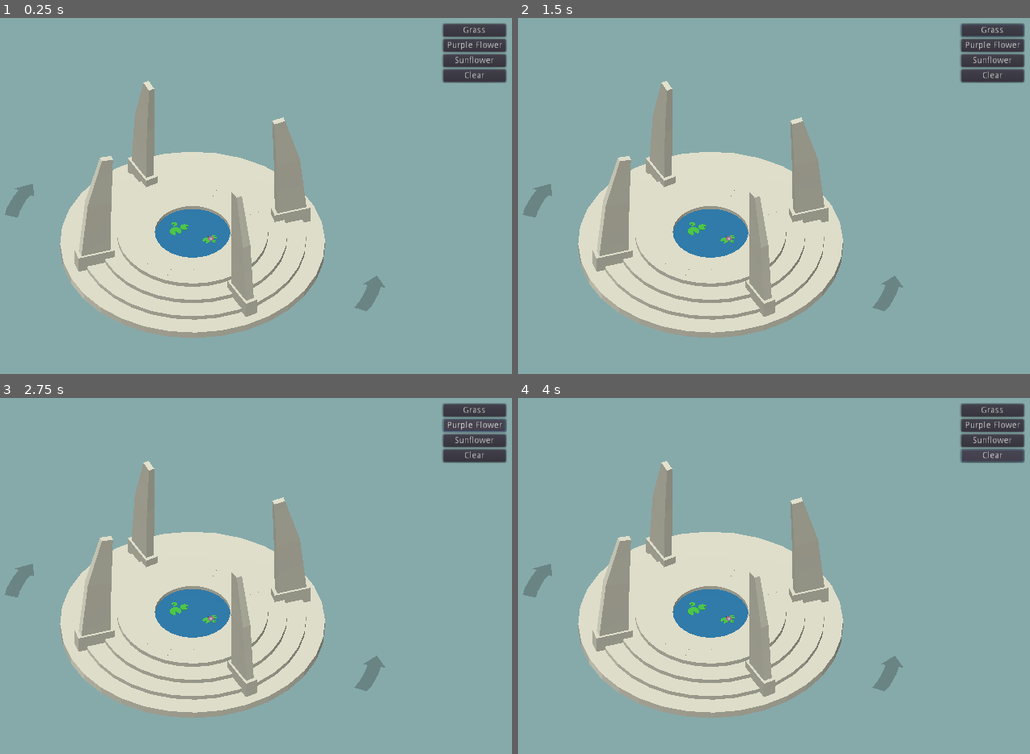
Above: before the commit, frames 1-4 (two rows, left to right).
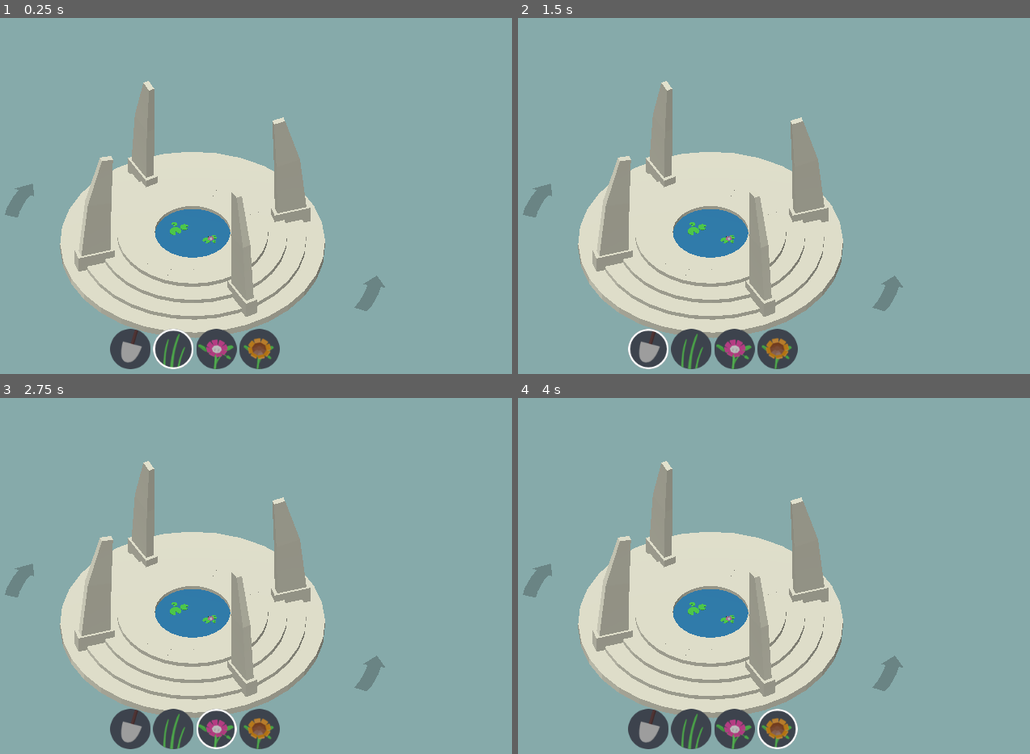
Above: after the commit, the same moments.

Repository: Th1nkK1D/the-monument-garden
Game: Godot game, scene res://scenes/Main.tscn
Same seed, same stepped clock (60 frames per second), same inputs: the game is played once before the commit and once after it.
Inputs (mouse positions are in pixels of both pictures, inside the frame that each line leads up to; where the layout moved, square brackets give the same spot in the first picture):
- Up to frame 1 (0.25 s): no input
- Up to frame 2 (1.5 s): click (692, 349) [994, 28] at 0.5 s; click (646, 349) at 1.27 s
- Up to frame 3 (2.75 s): click (215, 729) [476, 426] at 2 s
- Up to frame 4 (4 s): click (779, 729) [994, 440] at 2.75 s; click (994, 454) at 3.5 s, where only the run before the commit has a clickable "Clear"

The runs differ from the first frame. In frame 1, 4.7% of the frame differs, in the area x 21-100%, y 1-99%; in frame 2, 4.7%; in frame 3, 4.7%; in frame 4, 4.7%.

Commit message:
Use tecture toggle button for plant selection

Diff:
--- a/menus/Menu.gd
+++ /dev/null
@@ -1,13 +0,0 @@
-extends CanvasLayer
-
-func _on_Grass_pressed():
-	GameState.select_plant(GameState.PLANT.GRASS)
-
-func _on_PurpleFlower_pressed():
-	GameState.select_plant(GameState.PLANT.FLOWER_PURPLE)
-
-func _on_Sunflower_pressed():
-	GameState.select_plant(GameState.PLANT.SUN_FLOWER)
-
-func _on_Clear_pressed():
-	GameState.select_plant(GameState.PLANT.EMPTY)
--- a/menus/Menu.tscn
+++ b/menus/Menu.tscn
@@ -1,43 +1,80 @@
-[gd_scene load_steps=2 format=2]
+[gd_scene load_steps=14 format=2]
 
-[ext_resource path="res://menus/Menu.gd" type="Script" id=2]
+[ext_resource path="res://menus/icon-purple-flower.png" type="Texture" id=1]
+[ext_resource path="res://menus/icon-sunflower-active.png" type="Texture" id=2]
+[ext_resource path="res://menus/icon-purple-flower-active.png" type="Texture" id=3]
+[ext_resource path="res://menus/icon-purple-flower-hovered.png" type="Texture" id=4]
+[ext_resource path="res://menus/icon-grass.png" type="Texture" id=5]
+[ext_resource path="res://menus/icon-grass-hovered.png" type="Texture" id=6]
+[ext_resource path="res://menus/icon-grass-active.png" type="Texture" id=7]
+[ext_resource path="res://menus/PlantButton.gd" type="Script" id=8]
+[ext_resource path="res://menus/icon-sunflower-hover.png" type="Texture" id=9]
+[ext_resource path="res://menus/icon-sunflower.png" type="Texture" id=10]
+[ext_resource path="res://menus/icon-shovel.png" type="Texture" id=11]
+[ext_resource path="res://menus/icon-shovel-hover.png" type="Texture" id=12]
+[ext_resource path="res://menus/icon-shovel-active.png" type="Texture" id=13]
 
 [node name="Menu" type="CanvasLayer"]
-script = ExtResource( 2 )
 
-[node name="PlantOptions" type="VBoxContainer" parent="."]
-anchor_left = 1.0
+[node name="CenterContainer" type="CenterContainer" parent="."]
+anchor_top = 1.0
 anchor_right = 1.0
-margin_top = 20.0
-margin_right = -20.0
-grow_horizontal = 0
+anchor_bottom = 1.0
+margin_top = -96.0
+margin_bottom = -32.0
 __meta__ = {
 "_edit_use_anchors_": false
 }
 
-[node name="Grass" type="Button" parent="PlantOptions"]
-margin_right = 99.0
-margin_bottom = 20.0
-text = "Grass"
+[node name="PlantOptions" type="HBoxContainer" parent="CenterContainer"]
+margin_left = 378.0
+margin_right = 646.0
+margin_bottom = 64.0
+grow_horizontal = 2
+grow_vertical = 2
+__meta__ = {
+"_edit_use_anchors_": false
+}
 
-[node name="PurpleFlower" type="Button" parent="PlantOptions"]
-margin_top = 24.0
-margin_right = 99.0
-margin_bottom = 44.0
-text = "Purple Flower"
+[node name="Shovel" type="TextureButton" parent="CenterContainer/PlantOptions"]
+margin_right = 64.0
+margin_bottom = 64.0
+toggle_mode = true
+texture_normal = ExtResource( 11 )
+texture_pressed = ExtResource( 13 )
+texture_hover = ExtResource( 12 )
+script = ExtResource( 8 )
 
-[node name="Sunflower" type="Button" parent="PlantOptions"]
-margin_top = 48.0
-margin_right = 99.0
-margin_bottom = 68.0
-text = "Sunflower"
+[node name="Grass" type="TextureButton" parent="CenterContainer/PlantOptions"]
+margin_left = 68.0
+margin_right = 132.0
+margin_bottom = 64.0
+toggle_mode = true
+pressed = true
+texture_normal = ExtResource( 5 )
+texture_pressed = ExtResource( 7 )
+texture_hover = ExtResource( 6 )
+script = ExtResource( 8 )
+plant_type = 1
 
-[node name="Clear" type="Button" parent="PlantOptions"]
-margin_top = 72.0
-margin_right = 99.0
-margin_bottom = 92.0
-text = "Clear"
-[connection signal="pressed" from="PlantOptions/Grass" to="." method="_on_Grass_pressed"]
-[connection signal="pressed" from="PlantOptions/PurpleFlower" to="." method="_on_PurpleFlower_pressed"]
-[connection signal="pressed" from="PlantOptions/Sunflower" to="." method="_on_Sunflower_pressed"]
-[connection signal="pressed" from="PlantOptions/Clear" to="." method="_on_Clear_pressed"]
+[node name="PurpleFlower" type="TextureButton" parent="CenterContainer/PlantOptions"]
+margin_left = 136.0
+margin_right = 200.0
+margin_bottom = 64.0
+toggle_mode = true
+texture_normal = ExtResource( 1 )
+texture_pressed = ExtResource( 3 )
+texture_hover = ExtResource( 4 )
+script = ExtResource( 8 )
+plant_type = 2
+
+[node name="Sunflower" type="TextureButton" parent="CenterContainer/PlantOptions"]
+margin_left = 204.0
+margin_right = 268.0
+margin_bottom = 64.0
+toggle_mode = true
+texture_normal = ExtResource( 10 )
+texture_pressed = ExtResource( 2 )
+texture_hover = ExtResource( 9 )
+script = ExtResource( 8 )
+plant_type = 3
--- /dev/null
+++ b/menus/PlantButton.gd
@@ -0,0 +1,13 @@
+extends TextureButton
+
+export(GameState.PLANT) var plant_type
+
+func _pressed():
+	for sibling in get_parent().get_children():
+		if sibling.name != name and sibling.pressed:
+			sibling.pressed = false
+
+	if !pressed:
+		pressed = true
+	else:
+		GameState.select_plant(plant_type)
Binary file added: menus/icon-grass-active.png
Not shown, added: menus/icon-grass-active.png.import
Binary file added: menus/icon-grass-hovered.png
Not shown, added: menus/icon-grass-hovered.png.import
Binary file added: menus/icon-grass.png
Not shown, added: menus/icon-grass.png.import
Binary file added: menus/icon-purple-flower-active.png
Not shown, added: menus/icon-purple-flower-active.png.import
Binary file added: menus/icon-purple-flower-hovered.png
Not shown, added: menus/icon-purple-flower-hovered.png.import
Binary file added: menus/icon-purple-flower.png
Not shown, added: menus/icon-purple-flower.png.import
(and 12 more such lines)
